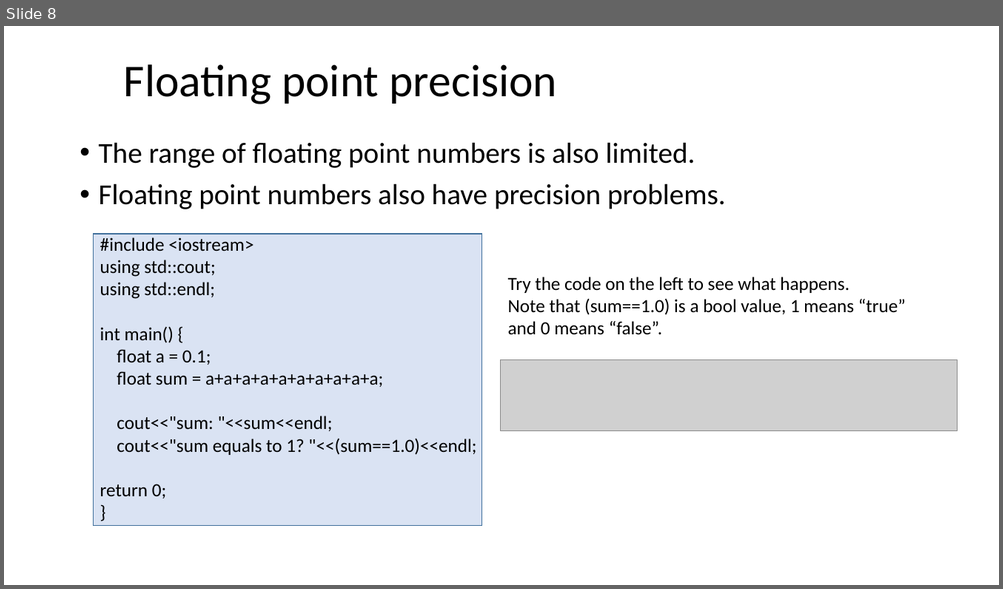
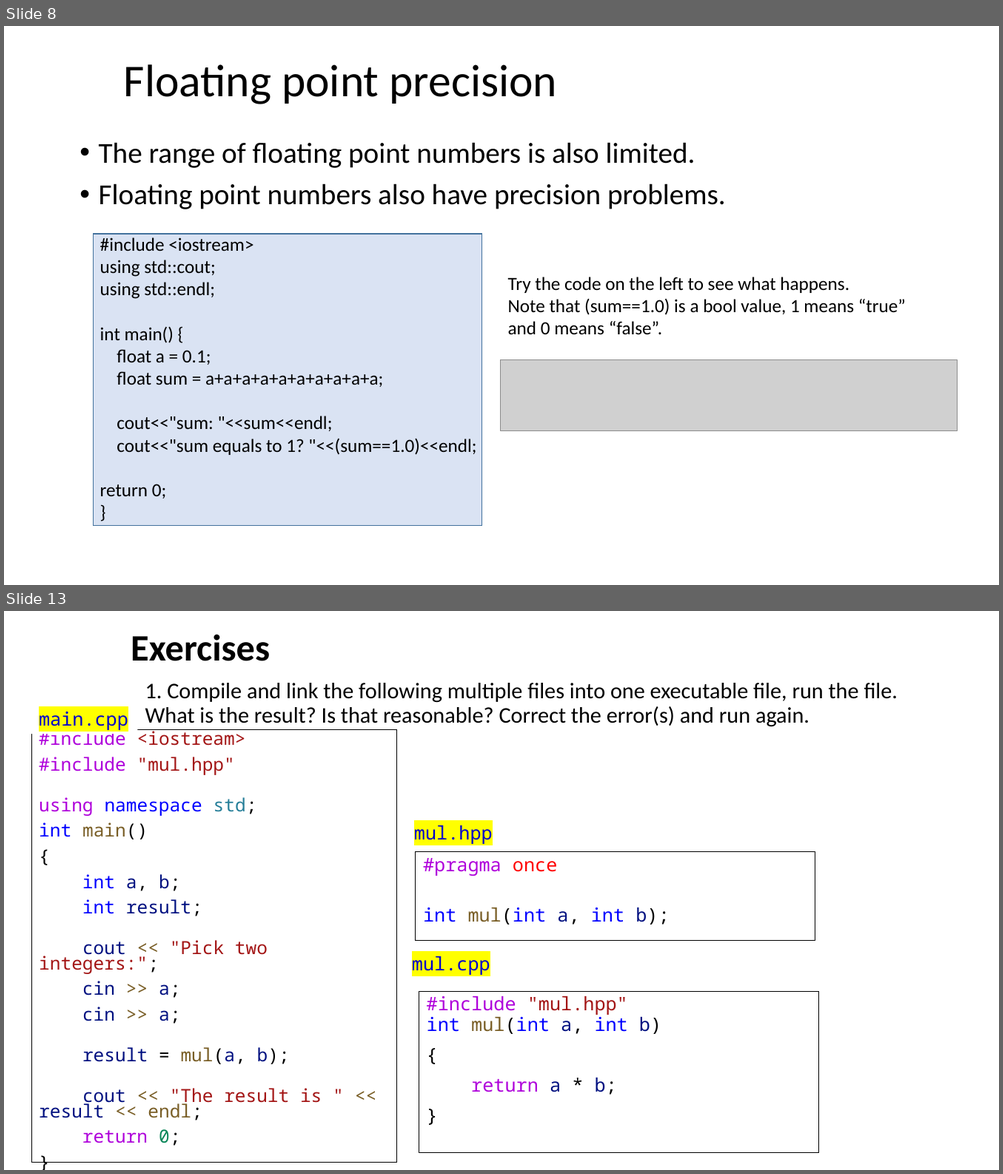
Before and after one commit to dayekuaipao/CPPLearning, a slide deck: week02/Lab02.pptx. Shown one above the other, each under a label of ours: slide 8 before the commit, slides 8 and 13 after it; the slides between them are not shown. The pictures are 1003x589 and 1003x1174 pixels, drawn with LibreOffice and Linux fonts; fonts in the diff are those of the drawing; grey boxes stand for pictures; background and template pictures are left out. Boxes give left, top, right and bottom in pixels: in the first picture for what was removed or moved away, otherwise in the second. Text is boxed around its words. In the diff, an @@ line names an element or a change of style, - is before the commit and + after.

Commit message:
Add some exercises in Lab02.pptx

```diff
--- a/week02/Lab02.pptx
+++ b/week02/Lab02.pptx
@@ slide 13 added at bbox=[4, 611, 999, 1170], background #FFFFFF @@
@@ text added at bbox=[131, 634, 270, 661], 36 pt, text #000000, bold @@
+Exercises
@@ title added at bbox=[145, 683, 898, 727], 21.6 pt, text #000000 @@
+1. Compile and link the following multiple files into one executable file, run the file.
+What is the result? Is that reasonable? Correct the error(s) and run again.
@@ rectangle added at bbox=[31, 703, 137, 733], fill #FFFFFF, 18 pt, text #0000CC @@
+main.cpp
@@ text added at bbox=[31, 729, 397, 1163], outline #000000 0.75 pt, 17.5 pt, text #A31515 @@
+#include <iostream>
+#include "mul.hpp"
+using namespace std;
+int main()
+{
+int a, b;
+int result;
+cout << "Pick two integers:";
+cin >> a;
+cin >> a;
+result = mul(a, b);
+cout << "The result is " << result << endl;
+return 0;
+}
@@ rectangle added at bbox=[407, 817, 502, 848], fill #FFFFFF, 18 pt, text #0000CC @@
+mul.hpp
@@ rectangle added at bbox=[416, 852, 816, 941], fill #FFFFFF, outline #000000 0.75 pt, 18 pt, text #0000FF @@
+#pragma once
+int mul(int a, int b);
@@ rectangle added at bbox=[404, 949, 499, 979], fill #FFFFFF, 18 pt, text #0000CC @@
+mul.cpp
@@ rectangle added at bbox=[419, 991, 819, 1153], fill #FFFFFF, outline #000000 0.75 pt, 18 pt, text #AF00DB @@
+#include "mul.hpp"
+int mul(int a, int b)
+{
+return a * b;
+}
```
Also in this commit, not shown: 6 slides changed, 5 other slides added, 2 slides removed.
